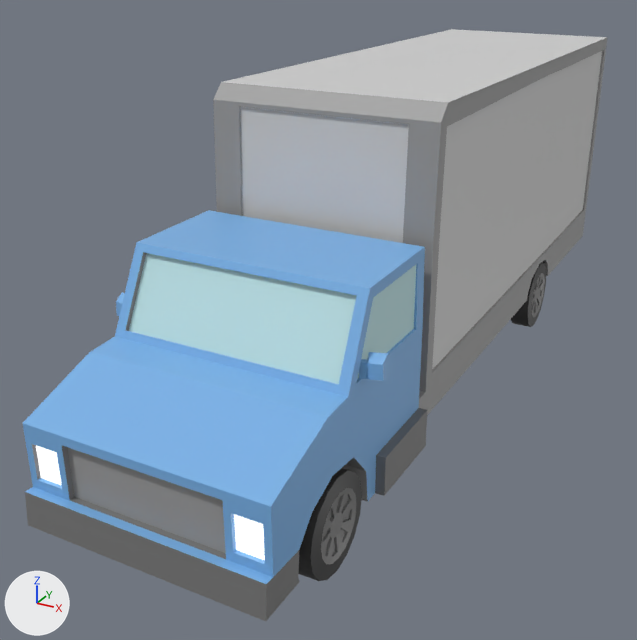
The glTF model src/models/Truck/scene.gltf: old version first, new version second.
Camera for both pictures: a camera (50 mm lens) standing at (1.88, -4.33, 1.67) and looking at (-0.26, -0.44, -0.27). The axes (+X, +Y, +Z) are drawn at lower left. The lights are the same throughout. Where no turn or scale is listed for an object, it has been applied to the vertices.

The older version as bpy lines, for what is in view:
```python
me_object_14 = bpy.data.meshes.new('Object_14')
me_object_14.from_pydata(...)  # 188 vertices, 276 faces; spans x -0.56..0.56, y -0.79..2.27, z -0.49..0.98
me_object_14.materials.append(mat_material)  # blue #7ab2e7
me_object_22 = bpy.data.meshes.new('Object_22')
me_object_22.from_pydata(...)  # 64 vertices, 96 faces; spans x -0.091..0.048, y -0.222..0.222, z -0.221..0.221
me_object_22.materials.append(mat_material_009)  # black #373737
me_object_23 = bpy.data.meshes.new('Object_23')
me_object_23.from_pydata(...)  # 192 vertices, 378 faces; spans x -0.109..0.048, y -0.153..0.154, z -0.154..0.154
me_object_23.materials.append(mat_material_010)  # grey #7c7c7c
me_object_28 = bpy.data.meshes.new('Object_28')
me_object_28.from_pydata(...)  # 64 vertices, 96 faces; spans x -0.087..0.045, y -0.212..0.211, z -0.211..0.211
me_object_28.materials.append(mat_material_009)  # black #373737
me_object_29 = bpy.data.meshes.new('Object_29')
me_object_29.from_pydata(...)  # 192 vertices, 378 faces; spans x -0.103..0.045, y -0.146..0.147, z -0.146..0.146
me_object_29.materials.append(mat_material_010)  # grey #7c7c7c
ob_object_27 = bpy.data.objects.new('Object_27', me_object_14)
ob_object_27.location = (0.0, -1.519, -0.029)
ob_object_40 = bpy.data.objects.new('Object_40', me_object_22)
ob_object_40.location = (0.532, -1.793, -0.454)
ob_object_41 = bpy.data.objects.new('Object_41', me_object_23)
ob_object_41.location = (0.532, -1.793, -0.454)
ob_object_48 = bpy.data.objects.new('Object_48', me_object_28)
ob_object_48.location = (0.528, 0.985, -0.467)
ob_object_49 = bpy.data.objects.new('Object_49', me_object_29)
ob_object_49.location = (0.528, 0.985, -0.467)
# also in view: 'Object_37' at (0.0, -1.37, 0.25); 'Object_25' at (0.0, -2.25, -0.24); 'Object_32' at (0.0, 0.63, 0.39); 'Object_30' at (0.0, -0.04, 0.26); 'Object_28' at (0.0, -2.25, -0.36)
```
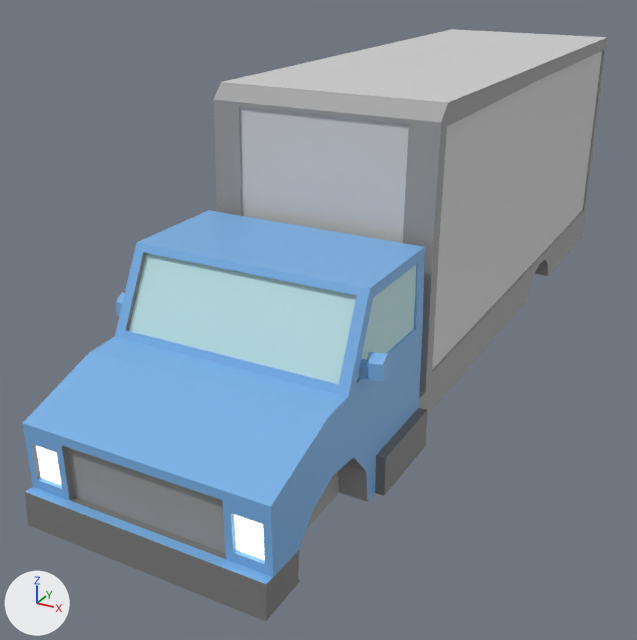
What differs and where, as boxes [x1, y1, x2, y2] in the pictures (637 x 640 px):
'Object_40', deleted (black)
    before: [299, 468, 362, 581]
'Object_41', deleted
    before: [321, 488, 357, 565]
'Object_48', deleted
    before: [511, 262, 546, 327]
'Object_49', deleted
    before: [532, 273, 545, 317]

What changed in the scene script:
```text
Remove ob_object_40:
    ob_object_40 = bpy.data.objects.new('Object_40', me_object_22)
    ob_object_40.location = (0.532, -1.793, -0.454)
Remove ob_object_41:
    ob_object_41 = bpy.data.objects.new('Object_41', me_object_23)
    ob_object_41.location = (0.532, -1.793, -0.454)
Remove ob_object_48:
    ob_object_48 = bpy.data.objects.new('Object_48', me_object_28)
    ob_object_48.location = (0.528, 0.985, -0.467)
Remove ob_object_49:
    ob_object_49 = bpy.data.objects.new('Object_49', me_object_29)
    ob_object_49.location = (0.528, 0.985, -0.467)
```
